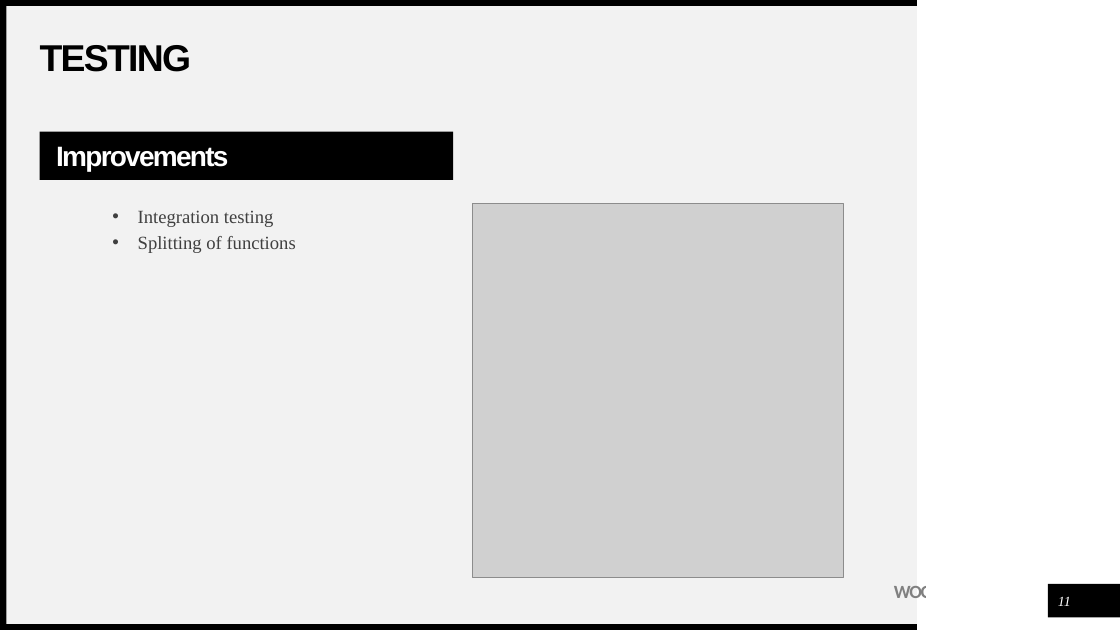
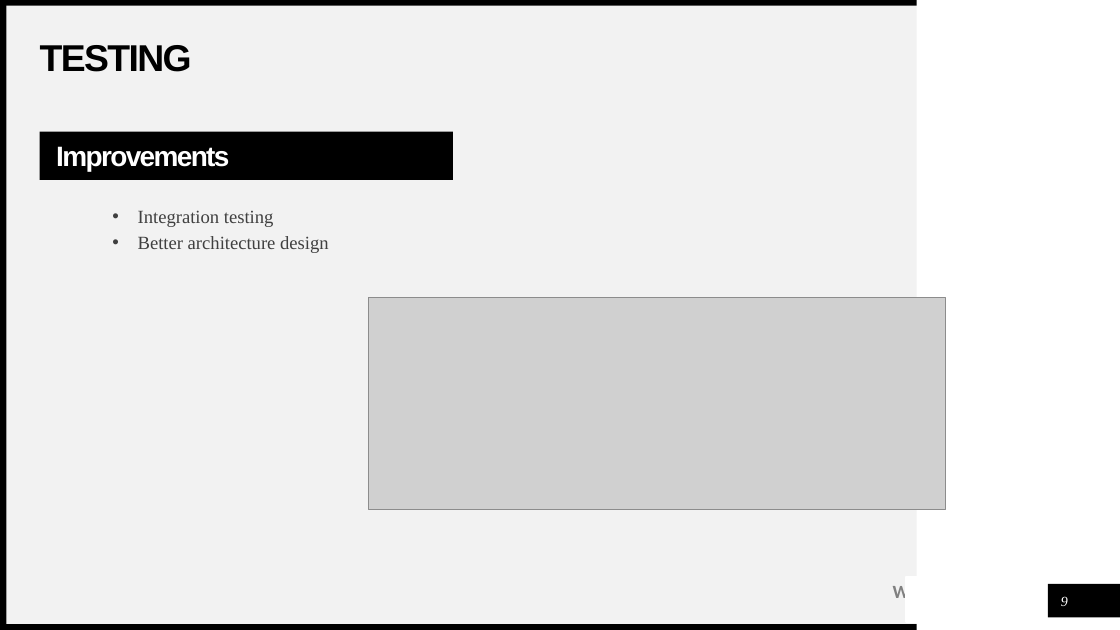
Before and after one commit to Marbul83/PiersProject, a slide deck: slide 9 of Media/DnDPresentation.pptx (slide 11 before the commit). Drawn at 1120x630 pixels with LibreOffice and Linux fonts; fonts in the diff are those of the drawing; grey boxes stand for pictures. Boxes give left, top, right and bottom in pixels: in the first picture for what was removed or moved away, otherwise in the second. Text is boxed around its words. In the diff, an @@ line names an element or a change of style, - is before the commit and + after.

```diff
--- a/Media/DnDPresentation.pptx
+++ b/Media/DnDPresentation.pptx
@@ rectangle "Improvements" at (x1=39, y1=132, x2=453, y2=181): letter spacing -1.5 to -1.4 pt; text to rectangle @@
@@ picture removed at (x1=472, y1=204, x2=844, y2=577) @@
@@ text at (x1=138, y1=236, x2=329, y2=253): text changed @@
-  • Splitting of functions
+  • Better architecture design
@@ picture added at (x1=369, y1=297, x2=946, y2=509) @@
@@ text "WOODGROVE BANK" at (x1=893, y1=586, x2=993, y2=598): letter spacing -1 to -0.9 pt @@
@@ rectangle resized from (x1=927, y1=577, x2=1046, y2=622) to (x1=907, y1=577, x2=1045, y2=622) @@
@@ rectangle at (x1=907, y1=577, x2=1045, y2=622): outline #FFFFFF 1 pt to #FFFFFF 2 pt @@
@@ page number at (x1=1061, y1=596, x2=1068, y2=606): text changed @@
-11
+9
```
Also in this commit, not shown: 8 other slides changed, 5 slides added, 7 slides removed, 2 other files.
